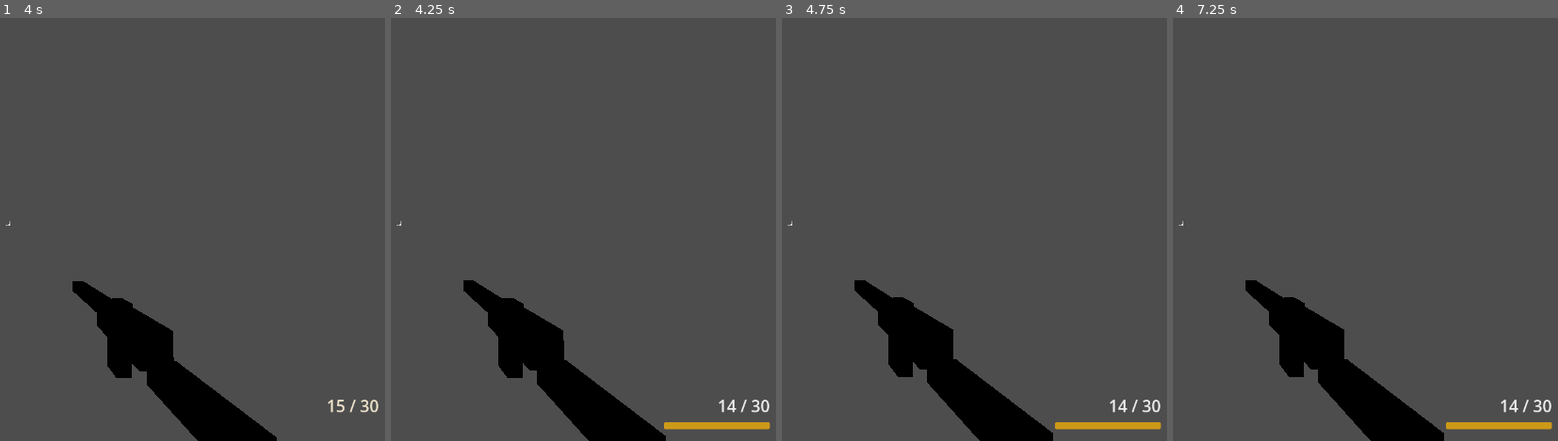
Above: before the commit, frames 1-4 (left to right).
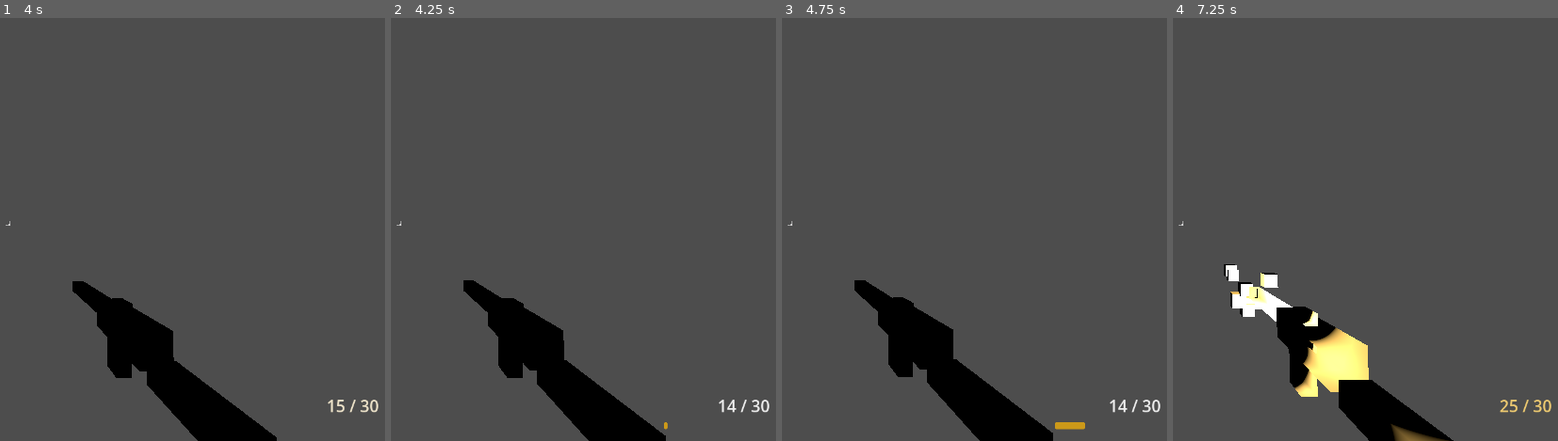
Above: after the commit, the same moments.

Repository: cybernattor/rankborn
Game: Godot game, scene res://scenes/shared/player.tscn
Same seed, same stepped clock (60 frames per second), same inputs: the game is played once before the commit and once after it. This scene is started directly instead of the project's main scene.
Inputs (mouse positions are in pixels of both pictures, inside the frame that each line leads up to):
- Up to frame 1 (4 s): tap Enter (ui_accept) at 0.5, 0.77, 1.52, 3.02, 3.5, 3.77 s; move the mouse to (53, 229) at 0.52 s; press the mouse at (53, 229) at 0.53 s; hold W (move_forward) from 0.53 s (still down); move the mouse to (outside the picture) at 1.27 s; release the mouse at (outside the picture) at 1.28 s; click (outside the picture) at 1.35 s; move the mouse to (34, 221) at 2.02 s; press the mouse at (34, 221) at 2.03 s; move the mouse to (3, 237) at 2.77 s; release the mouse at (3, 237) at 2.78 s; click (3, 237) at 2.85 s; move the mouse to (69, 233) at 3.52 s; press the mouse at (69, 233) at 3.53 s
- Up to frame 2 (4.25 s): keep holding W (move_forward); tap R (reload) at 4.15 s
- Up to frame 3 (4.75 s): keep holding W (move_forward); tap Enter (ui_accept) at 4.25, 4.52 s; move the mouse to (outside the picture) at 4.27 s; release the mouse at (outside the picture) at 4.28 s; click (outside the picture) at 4.35 s
- Up to frame 4 (7.25 s): tap Enter (ui_accept) at 5, 5.75, 6.02, 6.5, 6.77 s; move the mouse to (1196, 229) at 5.02 s; press the mouse at (1196, 229) at 5.03 s; move the mouse to (outside the picture) at 5.77 s; release W (move_forward) at 5.78 s; release the mouse at (outside the picture) at 5.78 s; hold D (move_right) 5.78-6.53 s; click (outside the picture) at 5.85 s; move the mouse to (1226, 229) at 6.52 s; press the mouse at (1226, 229) at 6.53 s; hold W (move_forward) from 6.53 s (still down)

Frame 1 is identical in both runs. In frame 2, 0.5% of the frame differs, in the area x 71-99%, y 95-98%; in frame 3, 0.4%; in frame 4, 4.7%, in the area x 13-99%, y 58-100%.
Error before the commit: Invalid call. Nonexistent function 'play_reload' in base 'Node (sfx_manager.gd)'. (res://scripts/player/weapon.gd:108)

Commit message:
fix: remove play_reload and play_hit calls from weapon.gd

Diff:
--- a/scripts/player/weapon.gd
+++ b/scripts/player/weapon.gd
@@ -96,7 +96,6 @@
 	if raycast.is_colliding():
 		var collider := raycast.get_collider()
 		if collider and collider.has_method("take_damage"):
-			SFXManager.play_hit()
 			collider.take_damage.rpc_id(collider.get_multiplayer_authority(), damage)
 	fired.emit()
 	await get_tree().create_timer(fire_rate).timeout
@@ -105,7 +104,6 @@
 
 func reload() -> void:
 	is_reloading = true
-	SFXManager.play_reload()
 	reload_timer.start()
 
 
